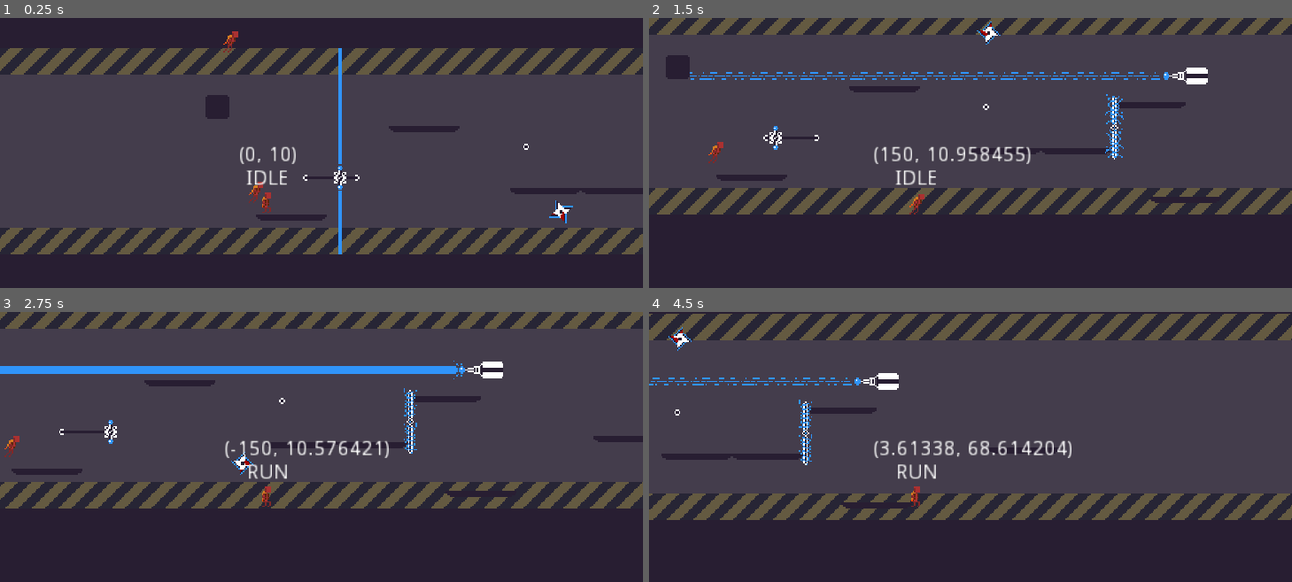
Above: before the commit, frames 1-4 (two rows, left to right).
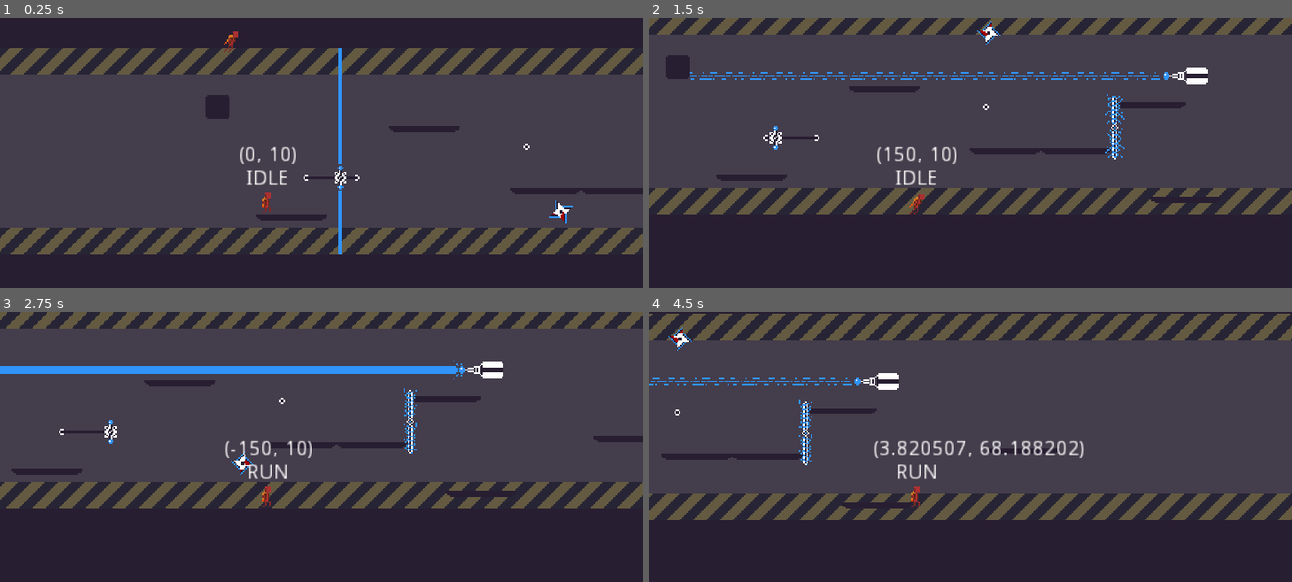
Above: after the commit, the same moments.

Repository: Wes-Ray/Jetpack-Jaywalker
Game: Godot game, scene res://Main.tscn
The game is run twice, just before and just after one commit, with the same random seed, the same clock (stepped at 60 frames per second) and the same inputs.
Inputs:
- Up to frame 1 (0.25 s): no input
- Up to frame 2 (1.5 s): hold D (move_right) from 0.53 s (still down); tap Space (move_jump) at 0.77 s
- Up to frame 3 (2.75 s): tap Space (move_jump) at 1.52 s; release D (move_right) at 2.03 s; hold A (move_left) from 2.03 s (still down)
- Up to frame 4 (4.5 s): release A (move_left) at 2.78 s; hold D (move_right) 2.78-4.28 s; tap Space (move_jump) at 3.02, 3.77 s; hold A (move_left) from 4.28 s (still down)

The runs differ from the first frame. In frame 1, 0.1% of the frame differs, in the area x 34-91%, y 4-75%; in frame 2, 0.9%; in frame 3, 0.7%; in frame 4, 1.3%, in the area x 0-100%, y 0-77%.

Commit message:
adjusted game position coords

Diff:
--- a/Main.tscn
+++ b/Main.tscn
@@ -1,17 +1,17 @@
-[gd_scene load_steps=11 format=2]
+[gd_scene load_steps=10 format=2]
 
 [ext_resource path="res://World/Platform.tscn" type="PackedScene" id=1]
 [ext_resource path="res://Main.gd" type="Script" id=2]
 [ext_resource path="res://Zap/Zap.tscn" type="PackedScene" id=3]
 [ext_resource path="res://World/Floor.tscn" type="PackedScene" id=4]
 [ext_resource path="res://World/wallpaper.png" type="Texture" id=5]
-[ext_resource path="res://Replay/Replay.tscn" type="PackedScene" id=6]
 [ext_resource path="res://Buzz/Buzz.tscn" type="PackedScene" id=7]
 [ext_resource path="res://Ray/Ray.tscn" type="PackedScene" id=8]
 [ext_resource path="res://World/Box.tscn" type="PackedScene" id=9]
 [ext_resource path="res://Laser/Laser.tscn" type="PackedScene" id=10]
 
 [node name="Main" type="Node2D"]
+position = Vector2( 312, 228 )
 script = ExtResource( 2 )
 
 [node name="SpawnPosition" type="Position2D" parent="."]
@@ -23,9 +23,6 @@
 texture = ExtResource( 5 )
 region_enabled = true
 region_rect = Rect2( 0, 0, 4000, 140 )
-
-[node name="Replay" parent="." instance=ExtResource( 6 )]
-position = Vector2( 17, 102 )
 
 [node name="Platform" parent="." instance=ExtResource( 1 )]
 position = Vector2( 41, 120 )
